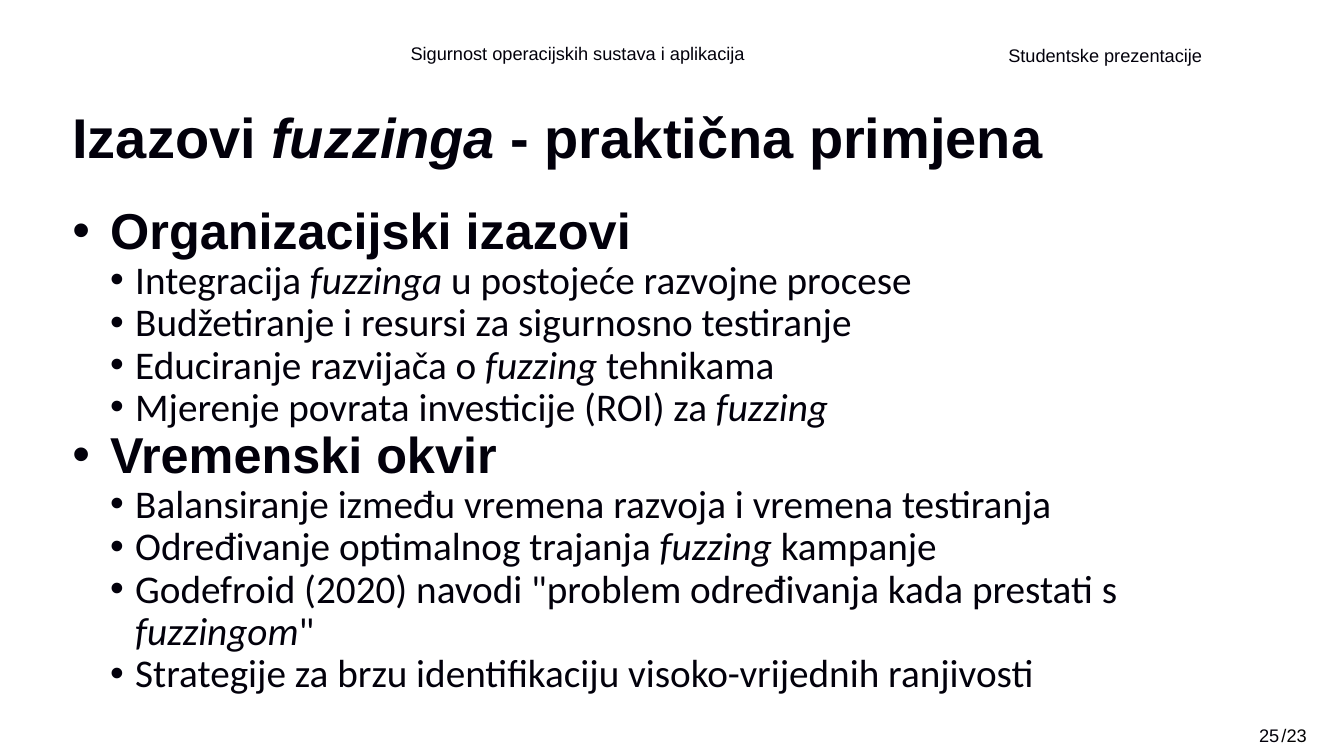
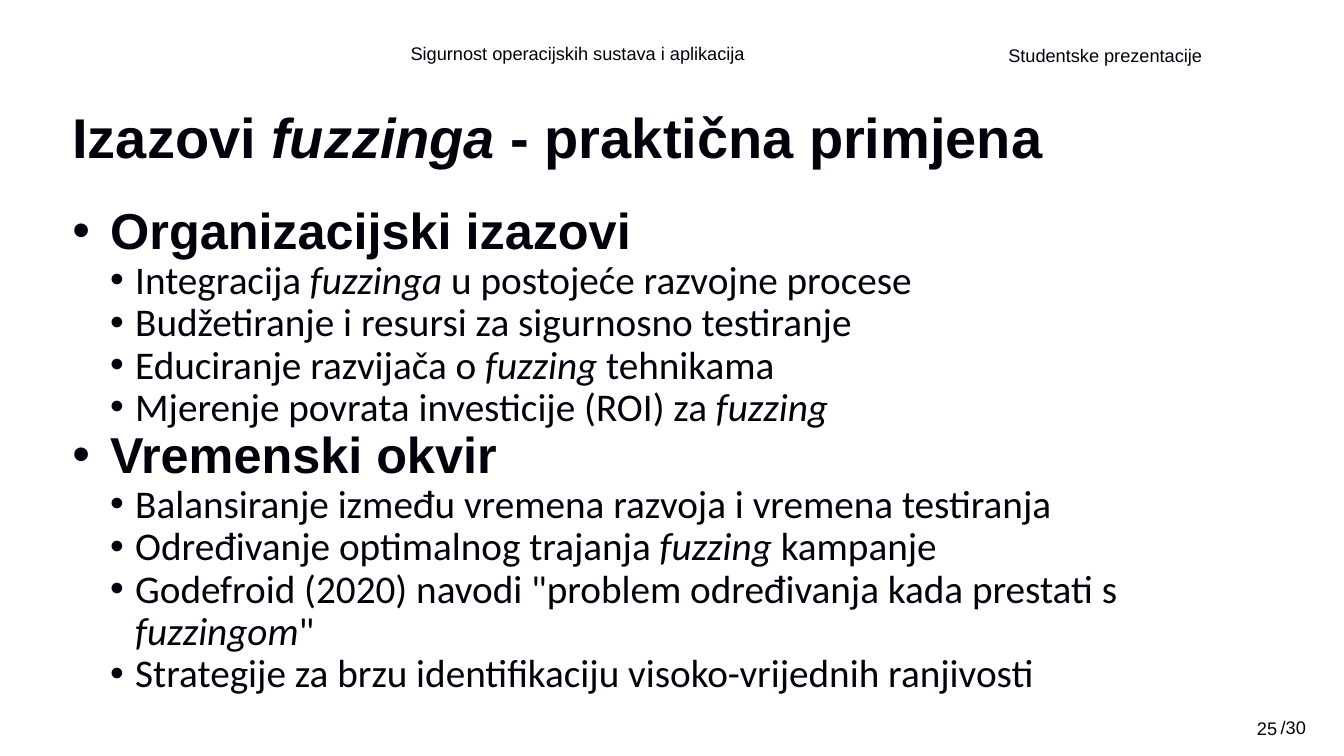
Before and after one commit to Gl1tc6/FER_diplomski, a slide deck: slide 25 of 2semestar/SOSA/SOSA Studentske prezentacije - DAK_Fuzzing.pptx. Drawn at 1344x756 pixels with LibreOffice and Linux fonts; fonts in the diff are those of the drawing; background and template pictures are left out. Boxes give left, top, right and bottom in pixels: in the first picture for what was removed or moved away, otherwise in the second. Text is boxed around its words. In the diff, an @@ line names an element or a change of style, - is before the commit and + after.

```diff
--- a/2semestar/SOSA/SOSA Studentske prezentacije - DAK_Fuzzing.pptx
+++ b/2semestar/SOSA/SOSA Studentske prezentacije - DAK_Fuzzing.pptx
@@ page number moved from (x1=1259, y1=729, x2=1279, y2=742) to (x1=1257, y1=722, x2=1277, y2=735) @@
@@ text removed at (x1=1281, y1=728, x2=1306, y2=742) @@
-/23
@@ text added at (x1=1281, y1=720, x2=1306, y2=735), 13 pt, text #000000 @@
+/30
```
Also in this commit, not shown: 26 other slides changed, 47 other files.
